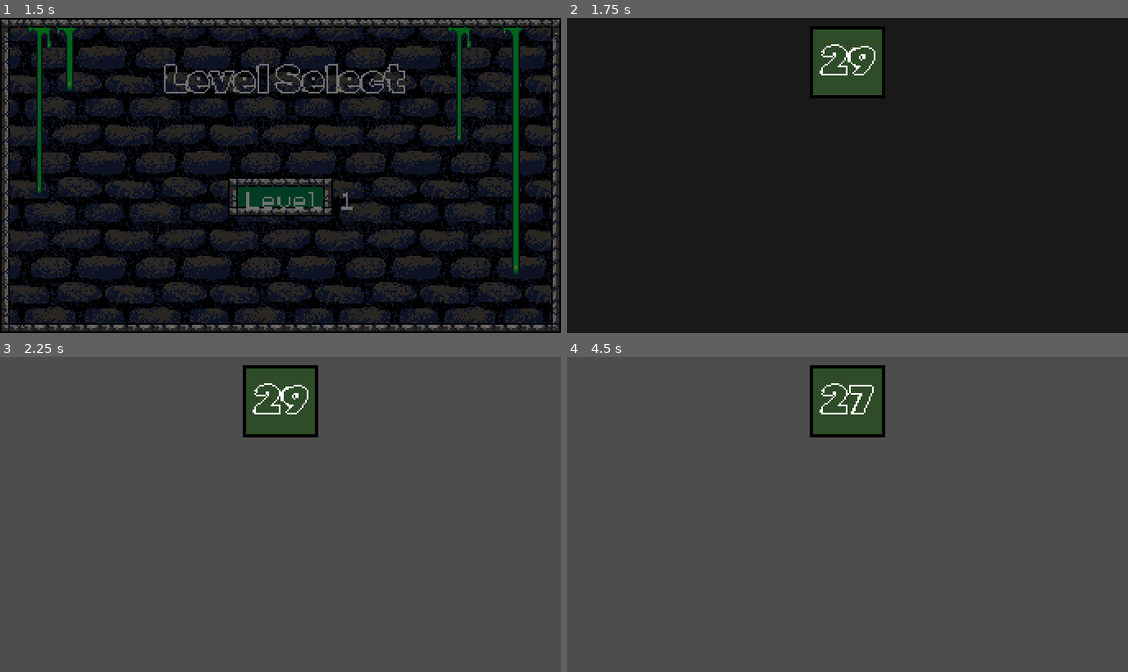
Above: before the commit, frames 1-4 (two rows, left to right).
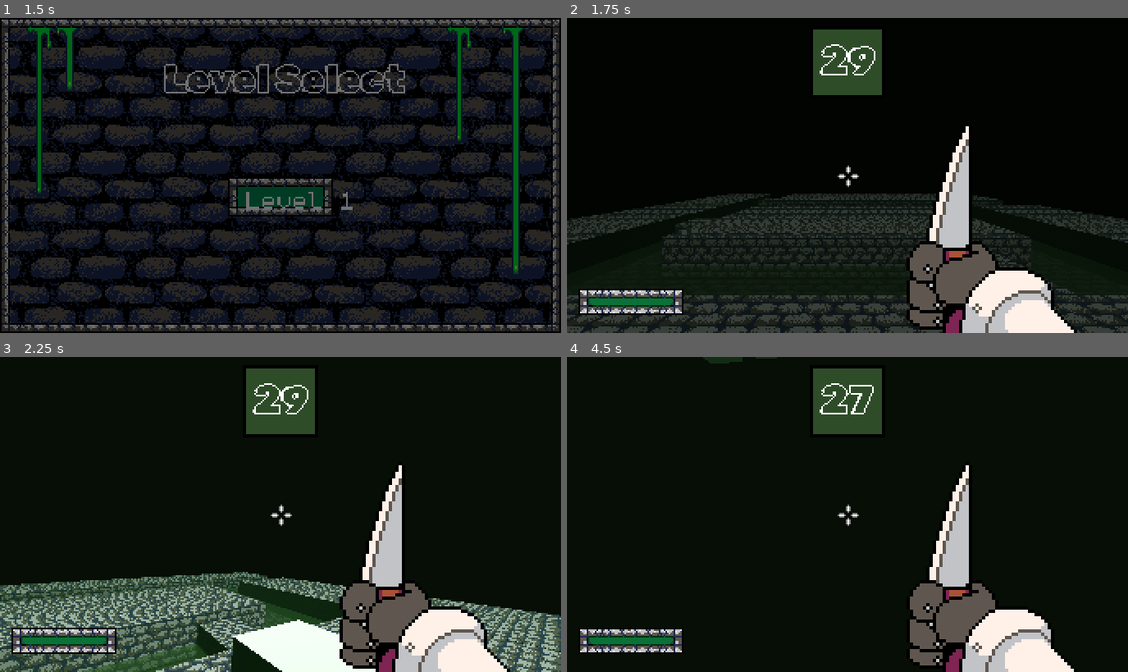
Above: after the commit, the same moments.

Repository: svilinskis1/magic-maker-game
Game: Godot game, scene res://scenes/title.tscn
The game is run twice, just before and just after one commit, with the same random seed, the same clock (stepped at 60 frames per second) and the same inputs.
Inputs (mouse positions are in pixels of both pictures, inside the frame that each line leads up to):
- Up to frame 1 (1.5 s): click "Play" at 0.5 s; click "Level 1" at 1.25 s
- Up to frame 2 (1.75 s): no input
- Up to frame 3 (2.25 s): tap Enter (ui_accept) at 2 s; move the mouse to (403, 498) at 2.02 s; hold D (right) from 2.03 s (still down); click (403, 498) at 2.1 s
- Up to frame 4 (4.5 s): tap Space (jump) at 2.27, 3.02 s; move the mouse to (735, 530) at 2.77 s; release D (right) at 2.78 s; hold S (back) 2.78-3.53 s; click (735, 530) at 2.85 s; move the mouse to (903, 445) at 3.52 s; hold D (right) 3.53-4.28 s; click (903, 445) at 3.6 s; move the mouse to (819, 577) at 4.27 s; hold W (forward) from 4.28 s (still down); click (819, 577) at 4.35 s

Frame 1 is identical in both runs. In frame 2, 16% of the frame differs, in the area x 0-100%, y 33-100%; in frame 3, 90%; in frame 4, 94%, in the area x 0-100%, y 0-100%.

Commit message:
audio and stuff

Diff:
--- a/scenes/apple.tscn
+++ b/scenes/apple.tscn
@@ -30,7 +30,8 @@
 texture_filter = 0
 texture = ExtResource("2_h7agl")
 
-[node name="HurtSoundPlayer" type="AudioStreamPlayer" parent="."]
+[node name="HurtSoundPlayer" type="AudioStreamPlayer3D" parent="."]
+transform = Transform3D(1, 0, 0, 0, 1, 0, 0, 0, 1, 0, 1.12068, 0)
 stream = ExtResource("3_yhibe")
 bus = &"SFX"
 
--- a/scenes/pickup.tscn
+++ b/scenes/pickup.tscn
@@ -25,7 +25,7 @@
 [node name="CollisionShape3D" type="CollisionShape3D" parent="pickupArea"]
 shape = SubResource("SphereShape3D_15x4i")
 
-[node name="CollectSoundPlayer" type="AudioStreamPlayer" parent="."]
+[node name="CollectSoundPlayer" type="AudioStreamPlayer3D" parent="."]
 stream = ExtResource("3_08krk")
 bus = &"SFX"
 
--- a/scenes/player.tscn
+++ b/scenes/player.tscn
@@ -1,10 +1,11 @@
-[gd_scene load_steps=8 format=3 uid="uid://ba6uwlxv4j5ev"]
+[gd_scene load_steps=9 format=3 uid="uid://ba6uwlxv4j5ev"]
 
 [ext_resource type="Script" path="res://scripts/player.gd" id="1_7dwxx"]
 [ext_resource type="Texture2D" uid="uid://3qfb5r4577th" path="res://assets/sprites/hand.png" id="2_wovxr"]
 [ext_resource type="Texture2D" uid="uid://dnadd3iurm13m" path="res://assets/sprites/crosshair.png" id="3_gml2l"]
-[ext_resource type="AudioStream" uid="uid://uwn1wd1r34ex" path="res://assets/sounds/hurt.wav" id="4_akpc7"]
-[ext_resource type="AudioStream" uid="uid://p8i436qsd4fa" path="res://assets/sounds/throw.wav" id="5_aj3in"]
+[ext_resource type="Texture2D" uid="uid://cw42vb05cgpy0" path="res://assets/ui/health bar.png" id="4_pj5w1"]
+[ext_resource type="AudioStream" uid="uid://p8i436qsd4fa" path="res://assets/sounds/throw.wav" id="5_oajm2"]
+[ext_resource type="AudioStream" uid="uid://uwn1wd1r34ex" path="res://assets/sounds/hurt.wav" id="6_nds27"]
 
 [sub_resource type="CapsuleShape3D" id="CapsuleShape3D_8sl6o"]
 
@@ -60,30 +61,34 @@
 position = Vector2(171, 96)
 texture = ExtResource("3_gml2l")
 
-[node name="HurtSoundPlayer" type="AudioStreamPlayer" parent="."]
-stream = ExtResource("4_akpc7")
-bus = &"SFX"
+[node name="HealthBarBG" type="Sprite2D" parent="UI/Control"]
+position = Vector2(39, 173)
+texture = ExtResource("4_pj5w1")
 
-[node name="ShootSoundPlayer" type="AudioStreamPlayer" parent="."]
-stream = ExtResource("5_aj3in")
 [node name="HealthBar" type="ProgressBar" parent="UI/Control"]
+modulate = Color(0, 0.890625, 0.210938, 1)
+texture_filter = 1
 layout_mode = 0
-offset_left = 6.0
-offset_top = 157.0
-offset_right = 180.0
-offset_bottom = 184.0
+offset_left = 13.0
+offset_top = 170.0
+offset_right = 65.0
+offset_bottom = 175.0
 max_value = 3.0
 step = 1.0
 value = 3.0
 rounded = true
+show_percentage = false
 
-[node name="AudioStreamPlayer" type="AudioStreamPlayer" parent="."]
-stream = ExtResource("4_rfoxf")
+[node name="ShootSoundPlayer" type="AudioStreamPlayer" parent="."]
+stream = ExtResource("5_oajm2")
 bus = &"SFX"
 
 [node name="InvincibilityTimer" type="Timer" parent="."]
 one_shot = true
 
+[node name="HurtSoundPlayer" type="AudioStreamPlayer" parent="."]
+stream = ExtResource("6_nds27")
+
 [connection signal="area_entered" from="PlayerArea" to="." method="_on_player_area_area_entered"]
 [connection signal="area_exited" from="PlayerArea" to="." method="_on_player_area_area_exited"]
 [connection signal="timeout" from="InvincibilityTimer" to="." method="_on_invincibility_timer_timeout"]
--- a/scenes/spaghetti.tscn
+++ b/scenes/spaghetti.tscn
@@ -30,11 +30,13 @@
 transform = Transform3D(1, 0, 0, 0, 1, 0, 0, 0, 1, 0, -0.072626, 0)
 shape = SubResource("CylinderShape3D_ay12y")
 
-[node name="HurtSoundPlayer" type="AudioStreamPlayer" parent="."]
-stream = ExtResource("3_fnqqu")
-bus = &"SFX"
 [node name="InvincibilityTimer" type="Timer" parent="."]
 one_shot = true
 
+[node name="HurtSoundPlayer" type="AudioStreamPlayer3D" parent="."]
+transform = Transform3D(1, 0, 0, 0, 1, 0, 0, 0, 1, 0, 0.867188, 0)
+stream = ExtResource("3_fnqqu")
+bus = &"SFX"
+
 [connection signal="area_entered" from="Area3D" to="." method="_on_area_3d_area_entered"]
 [connection signal="timeout" from="InvincibilityTimer" to="." method="_on_invincibility_timer_timeout"]
--- a/scripts/apple.gd
+++ b/scripts/apple.gd
@@ -29,6 +29,7 @@
 		player.take_damage(1)
 
 func take_damage(dmg):
+	$HurtSoundPlayer.play()
 	dead = true
 	$CollisionShape3D.disabled = true
 	$Area3D/CollisionArea.disabled = true
--- a/scripts/pickup.gd
+++ b/scripts/pickup.gd
@@ -29,16 +29,13 @@
 
 func _on_area_3d_area_entered(area):
 	if area.name == "PlayerArea":
+		$CollectSoundPlayer.play()
 		match type:
 			"apple":
 				global.apples_collected += 1
-				print("picked up apple")
 
 			"spaghetti":
 				global.spag_collected += 1
-				print("picked up spag")
-
-		$CollectSoundPlayer.play()
 
 		remove_child(self)
 		queue_free()
--- a/scripts/player.gd
+++ b/scripts/player.gd
@@ -85,6 +85,7 @@
 		$InvincibilityTimer.start()
 		health -= dmg
 		$UI/Control/HealthBar.value = health
+		$HurtSoundPlayer.play()
 
 	if(health < 1):
 		dead = true
--- a/scripts/spaghetti.gd
+++ b/scripts/spaghetti.gd
@@ -50,6 +50,7 @@
 
 func take_damage(dmg):
 	if(not invincible):
+		$HurtSoundPlayer.play()
 		health -= dmg
 		invincible = true
 		$InvincibilityTimer.start()
Binary file added: assets/ui/health bar.png
Not shown, added: assets/ui/health bar.png.import
